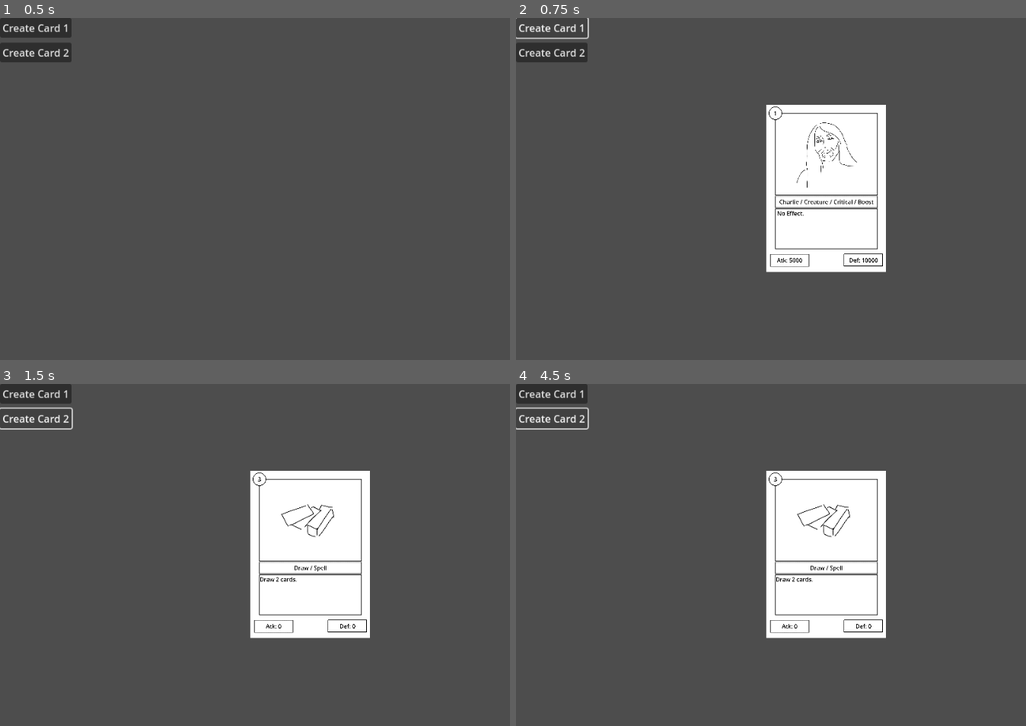
Above: before the commit, frames 1-4 (two rows, left to right).
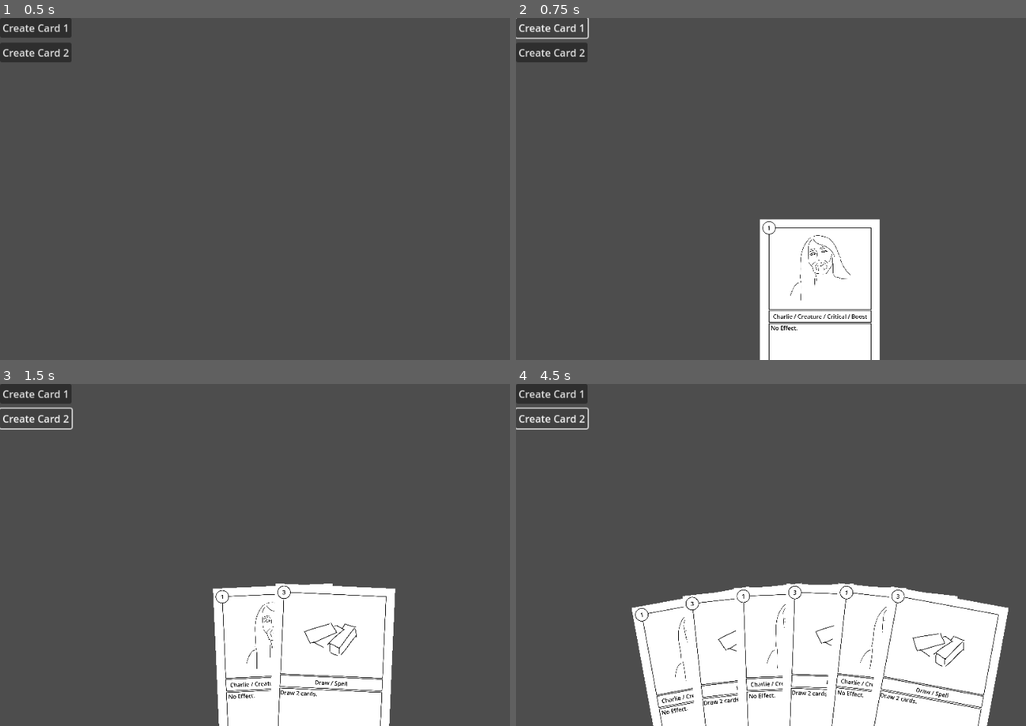
Above: after the commit, the same moments.

Repository: Cybernik12/Untitled-Card-Game
Game: Godot game, scene res://Scenes/deck_n_hand.tscn
Two runs of this game, one before a commit and one after it. Both use one fixed random seed, a clock stepped at 60 frames per second and the inputs below.
Inputs:
- Up to frame 1 (0.5 s): no input
- Up to frame 2 (0.75 s): click "Create Card 1" at 0.5 s
- Up to frame 3 (1.5 s): click "Create Card 2" at 1.25 s
- Up to frame 4 (4.5 s): click "Create Card 1" at 2 s; click "Create Card 2" at 2.75 s; click "Create Card 1" at 3.5 s; click "Create Card 2" at 4.25 s

Frame 1 is identical in both runs. In frame 2, 15% of the frame differs, in the area x 47-73%, y 25-100%; in frame 3, 19%; in frame 4, 32%, in the area x 22-97%, y 25-100%.

Commit message:
Re created hand

Diff:
--- a/Unnamed Card Game/Scenes/Cards/card.tscn
+++ b/Unnamed Card Game/Scenes/Cards/card.tscn
@@ -36,7 +36,7 @@
 [node name="NameLbl" type="Label" parent="NameDisplay"]
 offset_right = 1603.0
 offset_bottom = 172.0
-text = "Charlie / Creature / Critical / Boost "
+text = "Charlie / Creature / Critical / Boost"
 label_settings = SubResource("LabelSettings_0m6u7")
 horizontal_alignment = 1
 vertical_alignment = 1
@@ -47,8 +47,7 @@
 [node name="EffectLbl" type="Label" parent="EffectDisplay"]
 offset_right = 1602.0
 offset_bottom = 618.0
-text = " No Effect.
- "
+text = " No Effect."
 label_settings = SubResource("LabelSettings_0m6u7")
 
 [node name="AttackDisplay" type="Node2D" parent="."]
--- a/Unnamed Card Game/Scenes/Cards/charlie.tscn
+++ b/Unnamed Card Game/Scenes/Cards/charlie.tscn
@@ -9,6 +9,6 @@
 card_image = NodePath("../Sprite2D")
 
 [node name="Sprite2D" type="Sprite2D" parent="."]
-position = Vector2(1, -53)
+position = Vector2(1, -56)
 scale = Vector2(0.1, 0.1)
 texture = ExtResource("2_sar46")
--- a/Unnamed Card Game/Scenes/Cards/draw.tscn
+++ b/Unnamed Card Game/Scenes/Cards/draw.tscn
@@ -14,6 +14,6 @@
 card_def = 0
 
 [node name="Draw_Face" type="Sprite2D" parent="."]
-position = Vector2(2, -55)
+position = Vector2(2, -50)
 scale = Vector2(0.1, 0.1)
 texture = ExtResource("2_2shxo")
--- a/Unnamed Card Game/Scenes/deck_n_hand.tscn
+++ b/Unnamed Card Game/Scenes/deck_n_hand.tscn
@@ -1,14 +1,17 @@
-[gd_scene load_steps=2 format=3 uid="uid://bq2j88vh8tfr1"]
+[gd_scene load_steps=3 format=3 uid="uid://bq2j88vh8tfr1"]
 
 [ext_resource type="Script" path="res://Scripts/deck_n_hand.gd" id="1_ttgnl"]
+[ext_resource type="PackedScene" uid="uid://cblb2s4cj5ey8" path="res://Scenes/hand.tscn" id="2_q62dx"]
 
 [node name="DeckNHand" type="Node2D"]
 script = ExtResource("1_ttgnl")
 
 [node name="CanvasLayer" type="CanvasLayer" parent="."]
 
-[node name="SpawnPoint" type="Node2D" parent="CanvasLayer"]
-position = Vector2(490, 269)
+[node name="Hand" parent="CanvasLayer" instance=ExtResource("2_q62dx")]
+position = Vector2(480, 1450)
+angle_limit = 25.0
+max_card_spread_angle = 5.0
 
 [node name="Button" type="Button" parent="."]
 offset_right = 8.0
--- /dev/null
+++ b/Unnamed Card Game/Scenes/hand.tscn
@@ -0,0 +1,19 @@
+[gd_scene load_steps=4 format=3 uid="uid://cblb2s4cj5ey8"]
+
+[ext_resource type="Script" path="res://Scripts/hand.gd" id="1_ahpnb"]
+[ext_resource type="PackedScene" uid="uid://b3mrg4roiuudb" path="res://Scenes/Cards/card.tscn" id="2_o5jv7"]
+
+[sub_resource type="CircleShape2D" id="CircleShape2D_4fgyl"]
+radius = 1000.0
+
+[node name="Hand" type="Node2D"]
+script = ExtResource("1_ahpnb")
+angle_limit = null
+max_card_spread_angle = null
+
+[node name="TestCard" parent="." instance=ExtResource("2_o5jv7")]
+visible = false
+position = Vector2(6.12303e-14, -1000)
+
+[node name="DebugShape" type="CollisionShape2D" parent="."]
+shape = SubResource("CircleShape2D_4fgyl")
--- a/Unnamed Card Game/Scripts/card.gd
+++ b/Unnamed Card Game/Scripts/card.gd
@@ -1,3 +1,4 @@
+@tool
 extends Node2D
 class_name Card
 
@@ -20,7 +21,7 @@
 
 # Called every frame. 'delta' is the elapsed time since the previous frame.
 func _process(delta):
-	pass
+	_update_graphics()
 
 func set_card_values(_cost: int, _name: String, _effect: String, _atk: int, _def: int):
 
@@ -30,8 +31,18 @@
 	card_atk = _atk
 	card_def = _def
 
-	cost_lbl.set_text(str(_cost))
-	name_lbl.set_text(_name)
-	effect_lbl.set_text(_effect)
-	atk_lbl.set_text("Atk: " + str(_atk))
-	def_lbl.set_text("Def: " + str(_def))
+	_update_graphics()
+
+
+# grphics components updates to match the date
+func _update_graphics():
+	if cost_lbl.get_text() != str(card_cost):
+		cost_lbl.set_text(str(card_cost))
+	if name_lbl.get_text() != card_name:
+		name_lbl.set_text(card_name)
+	if effect_lbl.get_text() != card_effect:
+		effect_lbl.set_text(card_effect)
+	if atk_lbl.get_text() != "Atk: " + str(card_atk):
+		atk_lbl.set_text("Atk: " + str(card_atk))
+	if def_lbl.get_text() != "Def: " + str(card_def):
+		def_lbl.set_text("Def: " + str(card_def))
--- a/Unnamed Card Game/Scripts/deck_n_hand.gd
+++ b/Unnamed Card Game/Scripts/deck_n_hand.gd
@@ -3,7 +3,7 @@
 @onready var charlie_card_scene: PackedScene = preload("res://Scenes/Cards/charlie.tscn")
 @onready var draw_card_scene: PackedScene = preload("res://Scenes/Cards/draw.tscn")
 
-@onready var spawn_point = $CanvasLayer/SpawnPoint
+@onready var hand: Hand = $CanvasLayer/Hand
 
 # Called when the node enters the scene tree for the first time.
 func _ready():
@@ -17,9 +17,9 @@
 
 func _on_button_pressed():
 	var charlie_card = charlie_card_scene.instantiate()
-	spawn_point.add_child(charlie_card)
+	hand.add_card(charlie_card)
 
 
 func _on_button_2_pressed():
 	var draw_card = draw_card_scene.instantiate()
-	spawn_point.add_child(draw_card)
+	hand.add_card(draw_card)
--- /dev/null
+++ b/Unnamed Card Game/Scripts/hand.gd
@@ -0,0 +1,46 @@
+@tool
+extends Node2D
+class_name Hand
+
+@export var hand_radious: int = 1000
+@export var card_angle: float = -90
+@export var angle_limit: float = 25
+@export var max_card_spread_angle: float = 5
+
+@onready var test_card = $TestCard
+@onready var collision_shape: CollisionShape2D = $DebugShape
+
+var hand: Array = []
+
+# Called when the node enters the scene tree for the first time.
+func _ready():
+	pass # Replace with function body.
+
+
+# Called every frame. 'delta' is the elapsed time since the previous frame.
+func _process(delta):
+	# Tool logic
+	if (collision_shape.shape as CircleShape2D).radius != hand_radious:
+		(collision_shape.shape as CircleShape2D).set_radius(hand_radious)
+
+func get_card_position(angle_in_deg: float) -> Vector2:
+	var x: float = hand_radious * cos(deg_to_rad(angle_in_deg))
+	var y: float = hand_radious * sin(deg_to_rad(angle_in_deg))
+
+	return Vector2(x, y)
+
+func add_card(card: Node2D):
+	hand.push_back(card)
+	add_child(card)
+	reposition_cards()
+
+func reposition_cards():
+	var card_spread = min(angle_limit / hand.size(), max_card_spread_angle)
+	var current_angle = -(card_spread * (hand.size() - 1)) / 2 - 90
+	for card in hand:
+		_update_card_transform(card, current_angle)
+		current_angle += card_spread
+
+func _update_card_transform(card: Node2D, angle_in_drag: float):
+	card.set_position(get_card_position(angle_in_drag))
+	card.set_rotation(deg_to_rad(angle_in_drag + 90))
